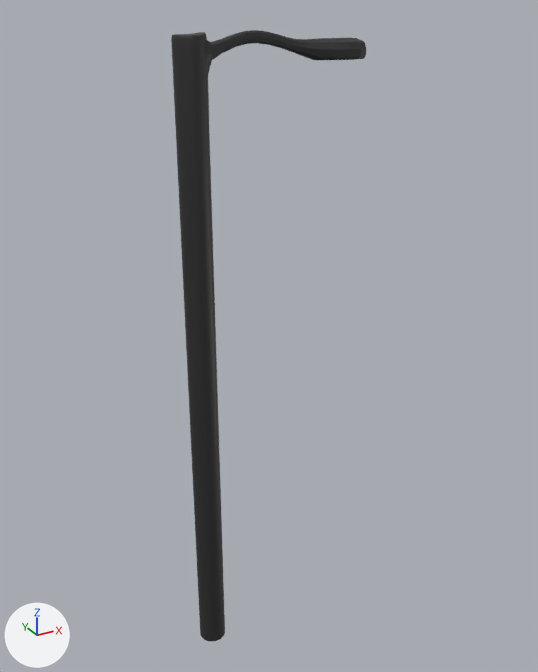
The glTF model common/game/mode/fugitive/street_light/street_light.glb as it was, and as the next commit left it.
One viewpoint serves both versions: a 50 mm lens placed at (-1.61, -3.77, 4.13), pointed at (0.51, 0.08, 2.2). Arrows for +X, +Y and +Z are at lower left; the lights stay in place. Objects named as collision shapes, trigger or cutter boxes, shadow casters or lower levels of detail are left out. Where no turn or scale is listed for an object, it has been applied to the vertices. Vertices at the same position are counted once.

Script lines for the objects in view, before the commit:
```python
me_cylinder = bpy.data.meshes.new('Cylinder')
me_cylinder.from_pydata(...)  # 970 vertices, 1936 faces; spans x -0.09..1.07, y -0.1..0.1, z 0.01..4.02
me_cylinder.materials.append(mat_street_light)  # picture img_street_light_bake
ob_street_light = bpy.data.objects.new('street_light', me_cylinder)
ob_street_light.location = (0.0, 0.0, -0.002)
```
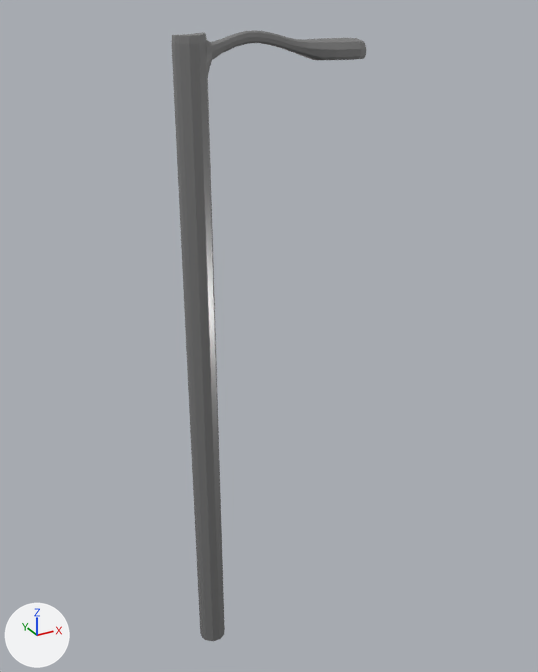
The change, as a list of edits to the scene's bpy script:
```text
Add mat_streetlight_lamp:
    mat_streetlight_lamp = principled_material('streetlight_lamp')
    mat_streetlight_lamp.base_color = (0.763, 0.8, 0.298)  # beige #e2e794
    mat_streetlight_lamp.roughness = 0.35
Add mat_streetlight_post:
    mat_streetlight_post = principled_material('streetlight_post')
    mat_streetlight_post.base_color = (0.267, 0.267, 0.267)  # grey #8d8d8d
    mat_streetlight_post.metallic = 0.433
    mat_streetlight_post.roughness = 0.242
Change me_cylinder:
    used by ob_street_light; location = (0.0, 0.0, -0.002)
    remove me_cylinder.from_pydata(...)  # 970 vertices, 1936 faces; spans x -0.09..1.07, y -0.1..0.1, z 0.01..4.02
    add me_cylinder.from_pydata(...)  # 253 vertices, 493 faces; spans x -0.09..1.07, y -0.1..0.1, z 0.01..4.02
    me_cylinder part 1: 717 vertices removed from x -0.09..1.07, y -0.09..0.09, z 0.01..4.02
    me_cylinder part 2: 296 faces spanning x 0.06..1.07, y -0.1..0.1, z 3.8..4.02 switch from mat_street_light (picture img_street_light_bake) to mat_streetlight_post (grey #8d8d8d)
    add me_cylinder.materials.append(mat_streetlight_lamp)  # beige #e2e794
```

Pixel boxes [x1, y1, x2, y2] of what changed, in the pictures (538 x 672 px):
'street_light', reshaped
    before: [171, 30, 366, 641]
    after: [172, 30, 366, 641]
part 1 of me_cylinder, deleted (black)
    before: [171, 30, 341, 641]
part 2 of me_cylinder, recoloured (black to grey)
    both: [205, 31, 366, 77]
